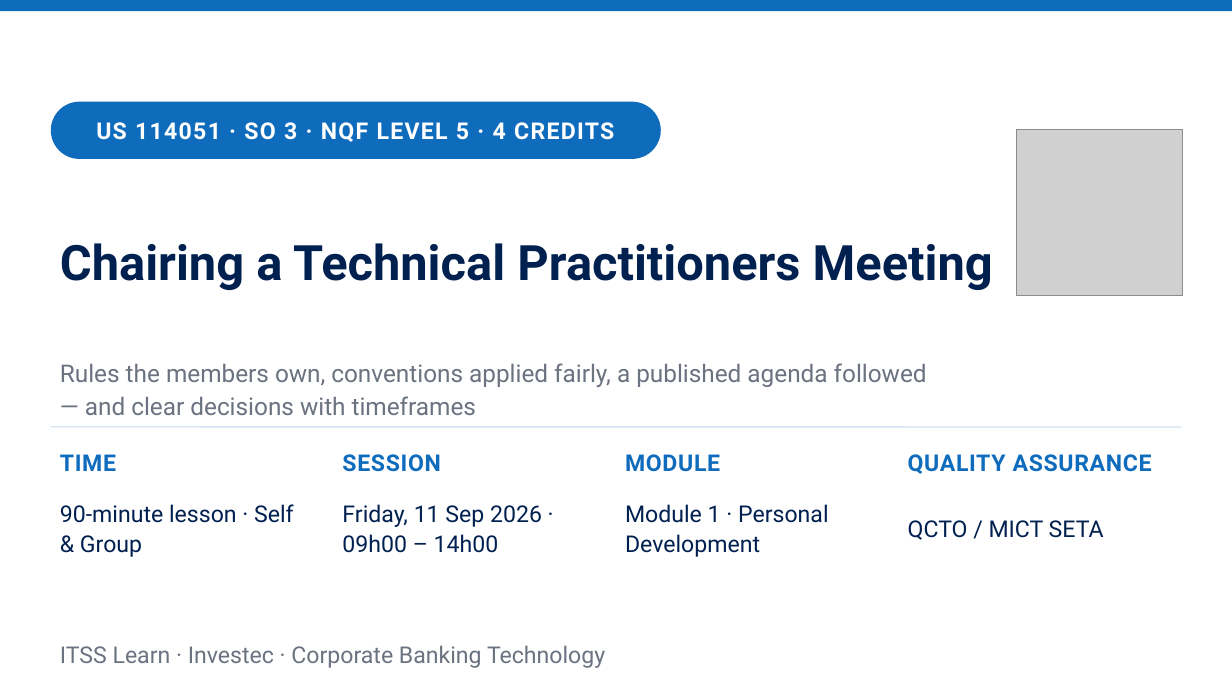
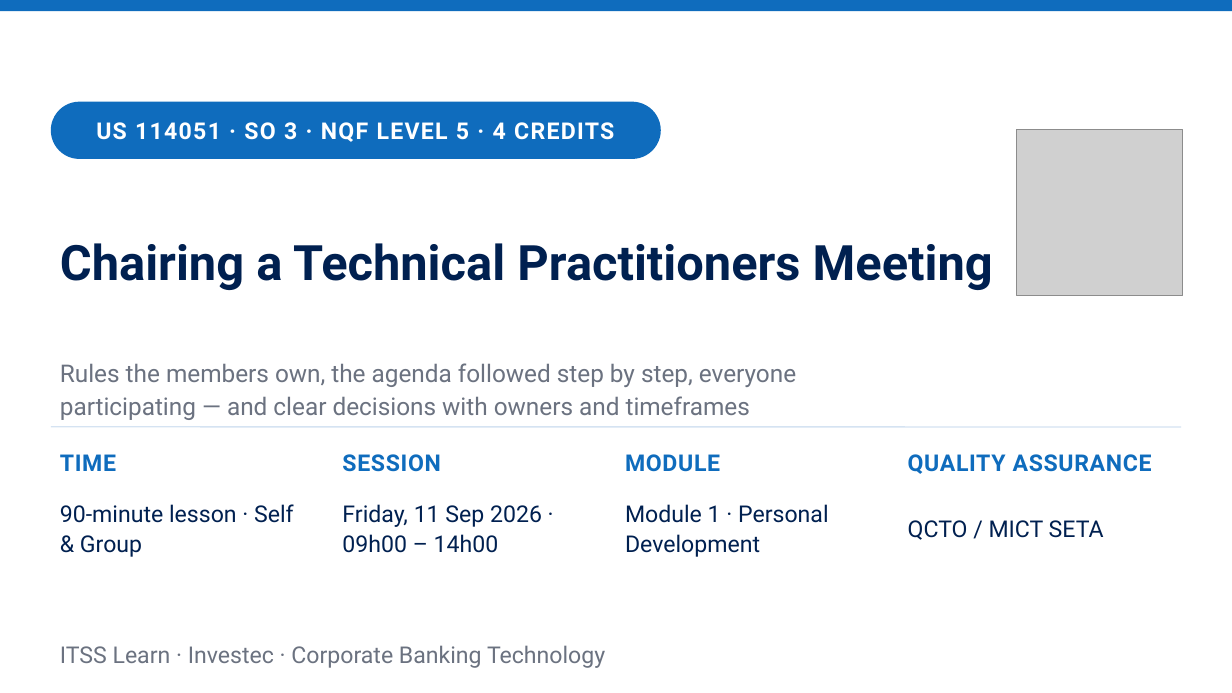
Before and after one commit to andrekyle/ITsystemsupport, a slide deck: slide 1 of public/downloads/US-114051-L3-Chairing-the-Meeting.pptx. Drawn at 1232x693 pixels with LibreOffice and Linux fonts; fonts in the diff are those of the drawing; grey boxes stand for pictures. Boxes give left, top, right and bottom in pixels: in the first picture for what was removed or moved away, otherwise in the second. Text is boxed around its words. In the diff, an @@ line names an element or a change of style, - is before the commit and + after.

```diff
--- a/public/downloads/US-114051-L3-Chairing-the-Meeting.pptx
+++ b/public/downloads/US-114051-L3-Chairing-the-Meeting.pptx
@@ text at [60,363,796,420]: text changed @@
-Rules the members own, conventions applied fairly, a published agenda followed — and clear decisions with timeframes
+Rules the members own, the agenda followed step by step, everyone participating — and clear decisions with owners and timeframes
```
Also in this commit, not shown: 6 other slides changed, 4 slides added, 10 other files.
